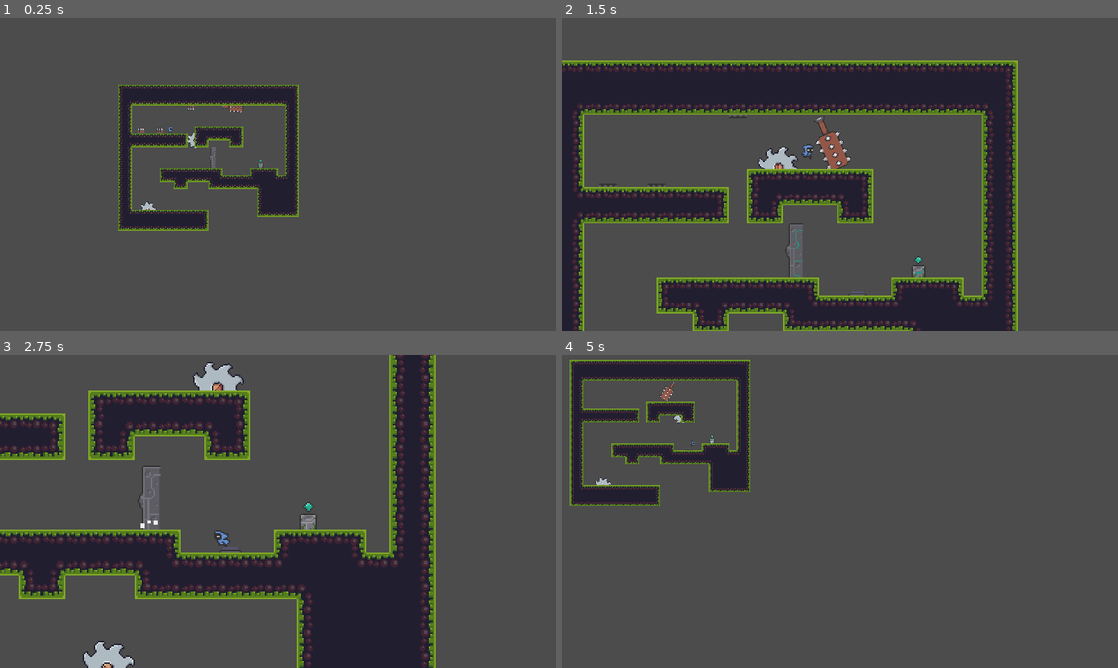
Above: before the commit, frames 1-4 (two rows, left to right).
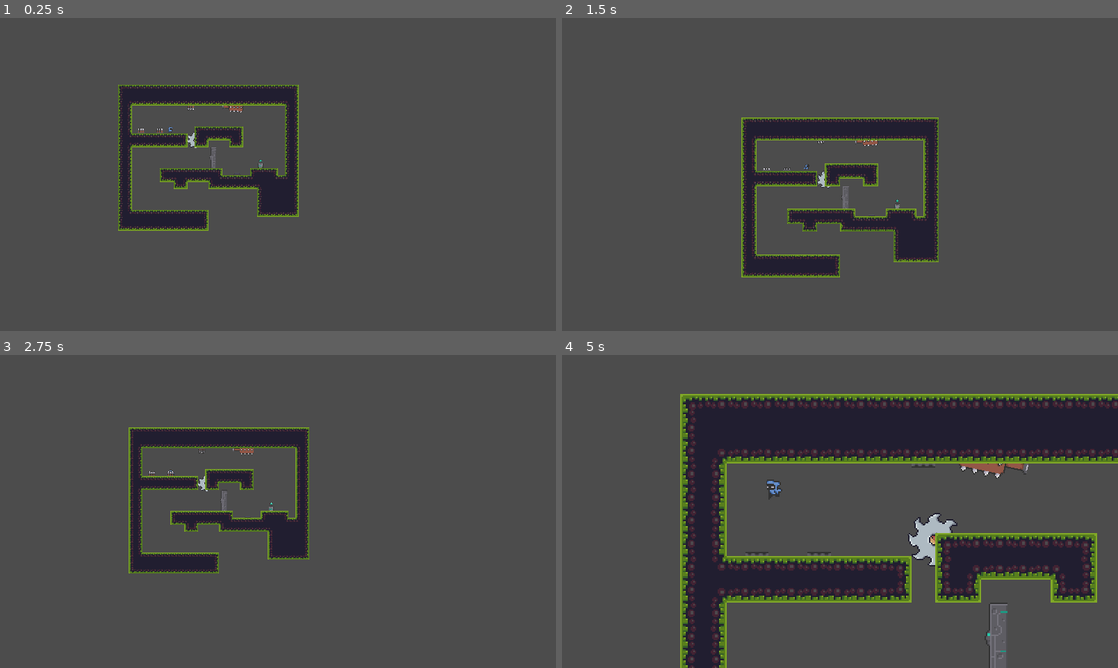
Above: after the commit, the same moments.

Repository: riltho1/Godot-repository
Game: Godot game, scene res://Scenes/World.tscn
Two runs of this game, one before a commit and one after it. Both use one fixed random seed, a clock stepped at 60 frames per second and the inputs below. The project has no main scene, so this scene is started directly.
Inputs:
- Up to frame 1 (0.25 s): no input
- Up to frame 2 (1.5 s): hold D (right) from 0.53 s (still down); tap Z (zoom) at 0.6, 1.35 s; tap W (jump) at 0.77 s
- Up to frame 3 (2.75 s): tap W (jump) at 1.52 s; release D (right) at 2.03 s; hold A (left) from 2.03 s (still down); tap Z (zoom) at 2.1 s
- Up to frame 4 (5 s): release A (left) at 2.78 s; hold D (right) 2.78-4.28 s; tap Z (zoom) at 2.85, 3.6, 4.35 s; tap W (jump) at 3.02, 3.77, 4.52 s; tap R (reset, bound only after the commit) at 4.15 s; hold A (left) from 4.28 s (still down)

The runs differ from the first frame. In frame 1, less than 0.1% of the frame differs, in the area x 25-29%, y 58-62%; in frame 2, 44%, in the area x 0-82%, y 13-100%; in frame 3, 37%; in frame 4, 40%.

Commit message:
Finished checkpoint and reset

Diff:
--- a/Character Control/Scenes/SpinningBlade.tscn
+++ b/Character Control/Scenes/SpinningBlade.tscn
@@ -67,3 +67,5 @@
 
 [node name="CollisionShape2D" type="CollisionShape2D" parent="Path2D/PathFollow2D/Sprite/Area2D"]
 shape = SubResource( 2 )
+
+[connection signal="body_entered" from="Path2D/PathFollow2D/Sprite/Area2D" to="." method="_on_Area2D_body_entered"]
--- /dev/null
+++ b/Character Control/Scenes/World.gd
@@ -0,0 +1,10 @@
+extends Node2D
+
+
+func _ready():
+	pass
+
+func _process(delta):
+	pass
+	if Input.is_action_just_pressed("reset"):
+		GameStats.reset()
--- a/Character Control/Scenes/World.tscn
+++ b/Character Control/Scenes/World.tscn
@@ -6,50 +6,9 @@
 [ext_resource path="res://Scenes/Swinging Trap.tscn" type="PackedScene" id=4]
 [ext_resource path="res://Scenes/SkipeTrap.tscn" type="PackedScene" id=5]
 [ext_resource path="res://Scenes/DoorAndButton.tscn" type="PackedScene" id=6]
+[ext_resource path="res://Scenes/World.gd" type="Script" id=7]
 [ext_resource path="res://Scenes/SpinningBlade.tscn" type="PackedScene" id=11]
-[ext_resource path="res://Sprites/On (38x38).png" type="Texture" id=12]
-[ext_resource path="res://Scripts/SpinningBlade.gd" type="Script" id=13]
 [ext_resource path="res://Scenes/SavePoint.tscn" type="PackedScene" id=14]
-
-[sub_resource type="Animation" id=3]
-length = 0.001
-tracks/0/type = "value"
-tracks/0/path = NodePath("Path2D/PathFollow2D/Sprite:frame")
-tracks/0/interp = 1
-tracks/0/loop_wrap = true
-tracks/0/imported = false
-tracks/0/enabled = true
-tracks/0/keys = {
-"times": PoolRealArray( 0 ),
-"transitions": PoolRealArray( 1 ),
-"update": 0,
-"values": [ 0 ]
-}
-
-[sub_resource type="Animation" id=4]
-resource_name = "Spin"
-length = 0.8
-loop = true
-tracks/0/type = "value"
-tracks/0/path = NodePath("Path2D/PathFollow2D/Sprite:frame")
-tracks/0/interp = 1
-tracks/0/loop_wrap = true
-tracks/0/imported = false
-tracks/0/enabled = true
-tracks/0/keys = {
-"times": PoolRealArray( 0, 0.1, 0.2, 0.3, 0.4, 0.5, 0.6, 0.7 ),
-"transitions": PoolRealArray( 1, 1, 1, 1, 1, 1, 1, 1 ),
-"update": 1,
-"values": [ 0, 1, 2, 3, 4, 5, 6, 7 ]
-}
-
-[sub_resource type="Curve2D" id=31]
-_data = {
-"points": PoolVector2Array( 0, 0, 0, 0, 2, 1, 0, 0, 0, 0, 139, 0, 0, 0, 0, 0, 2, 1 )
-}
-
-[sub_resource type="CircleShape2D" id=2]
-radius = 17.2627
 
 [sub_resource type="ConvexPolygonShape2D" id=32]
 points = PoolVector2Array( 0, 0, 16, 0, 16, 16, 0, 16 )
@@ -285,6 +244,7 @@
 0/z_index = 0
 
 [node name="World" type="Node2D"]
+script = ExtResource( 7 )
 
 [node name="Player" parent="." instance=ExtResource( 1 )]
 position = Vector2( 123, 100 )
@@ -302,33 +262,6 @@
 
 [node name="CollisionShape2D" parent="SpinningBlade/Path2D/PathFollow2D/Sprite/Area2D" index="0"]
 position = Vector2( -0.00892639, 0.0212708 )
-
-[node name="SpinningBlade2" type="Node2D" parent="."]
-position = Vector2( 54, 288 )
-script = ExtResource( 13 )
-follow_speed = 100
-
-[node name="AnimationPlayer" type="AnimationPlayer" parent="SpinningBlade2"]
-playback_speed = -3.0
-anims/RESET = SubResource( 3 )
-anims/Spin = SubResource( 4 )
-
-[node name="Path2D" type="Path2D" parent="SpinningBlade2"]
-curve = SubResource( 31 )
-
-[node name="PathFollow2D" type="PathFollow2D" parent="SpinningBlade2/Path2D"]
-position = Vector2( 2, 1 )
-rotation = -0.00729912
-rotate = false
-
-[node name="Sprite" type="Sprite" parent="SpinningBlade2/Path2D/PathFollow2D"]
-texture = ExtResource( 12 )
-hframes = 8
-
-[node name="Area2D" type="Area2D" parent="SpinningBlade2/Path2D/PathFollow2D/Sprite"]
-
-[node name="CollisionShape2D" type="CollisionShape2D" parent="SpinningBlade2/Path2D/PathFollow2D/Sprite/Area2D"]
-shape = SubResource( 2 )
 
 [node name="Camera2D" type="Camera2D" parent="."]
 current = true
--- a/Character Control/Scripts/SkipeTrap.gd
+++ b/Character Control/Scripts/SkipeTrap.gd
@@ -6,5 +6,8 @@
 
 
 func _on_Area2D_body_entered(body):
+	print(body)
 	if body.is_in_group("Player"):
 		print("player dead")
+		if GameStats.check_reset() == false:
+			body.global_position = GameStats.get_spawn().global_position
--- a/Character Control/Scripts/SpinningBlade.gd
+++ b/Character Control/Scripts/SpinningBlade.gd
@@ -5,3 +5,11 @@
 
 func _process(delta):
 	$Path2D/PathFollow2D.offset += 50 * delta
+
+
+func _on_Area2D_body_entered(body):
+	print(body)
+	if body.is_in_group("Player"):
+		print("player dead")
+		if GameStats.check_reset() == false:
+			body.global_position = GameStats.get_spawn().global_position
--- a/Character Control/Scripts/Swinging Trap.gd
+++ b/Character Control/Scripts/Swinging Trap.gd
@@ -4,8 +4,8 @@
 	$AnimationPlayer.play("Swing")
 	pass
 
-
-
 func _on_Area2D_body_entered(body):
 	if body.is_in_group("Player"):
 		print("player dead")
+		if GameStats.check_reset() == false:
+			body.global_position = GameStats.get_spawn().global_position
--- a/Character Control/project.godot
+++ b/Character Control/project.godot
@@ -75,6 +75,11 @@
 "events": [ Object(InputEventKey,"resource_local_to_scene":false,"resource_name":"","device":0,"alt":false,"shift":false,"control":false,"meta":false,"command":false,"pressed":false,"scancode":0,"physical_scancode":90,"unicode":0,"echo":false,"script":null)
  ]
 }
+reset={
+"deadzone": 0.5,
+"events": [ Object(InputEventKey,"resource_local_to_scene":false,"resource_name":"","device":0,"alt":false,"shift":false,"control":false,"meta":false,"command":false,"pressed":false,"scancode":0,"physical_scancode":82,"unicode":0,"echo":false,"script":null)
+ ]
+}
 
 [physics]
 
Not shown: 1 places in Character Control/Scenes/World.tscn that only renumber resources
